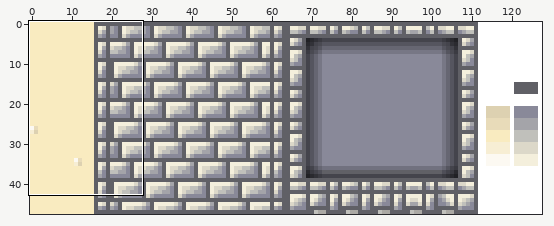
Sprite sheet -- Rouge/RougeLike/Content/Graphics/walls_bigger.png. The picture above shows the old version from afar; the outline marks the close-up.
Close-up. Before the commit:
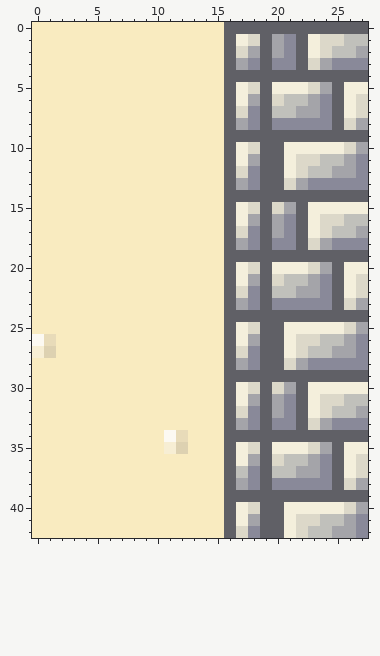
The file is 128x48 pixels. Colours within 5 levels of each other are drawn and written as one. Shown: x 0..27, y 0..42.
The same view after the edit:
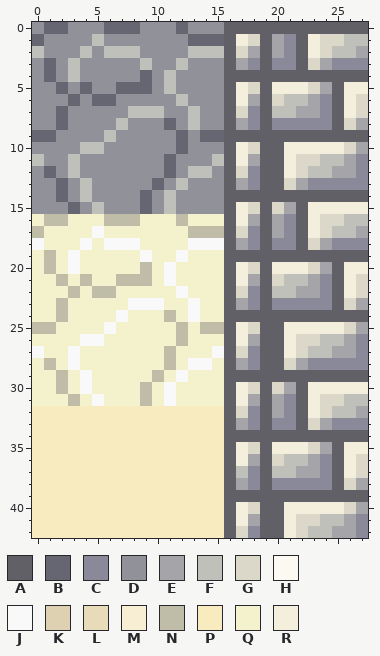
Palette (. is transparent): A #606066  B #666672  C #898999  D #919199  E #a4a4a9  F #c0c0bb  G #dcd8c9  H #fcf9f2  J #f9f9fa  K #ddd1b1  L #e8dbb9  M #f7eed4  N #bfbda7  P #f9ebc0  Q #f4f1cd  R #f4efdc
Commit: Messing around with tiles
The exact change:
Changed rows in their new state; - is an unchanged pixel.
first column x 0:
 0 DBBDDDBBBDDDBDDD
 1 BDDDDFDDDDDDDBBB
 2 FDDDFDFFFDDDDFFF
 3 DBDFDDDDDFDDFDDD
 4 DBDFDDDDDBDFDDDD
 5 DDBDBDDBBBDFDDDD
 6 DDDBDBBDDDDDFDDD
 7 DDBDDDDDFFFDDFDD
 8 DDBDDDDFDDDBDFDD
 9 BBDDDDFDDDDDBDBB
10 DDDDFFDDDDDDBDDD
11 FDDFDDDDDDDBDDDF
12 DBDFDDDDDDDBDFFD
13 DDBDFDDDDDBDFDDD
14 DDBDFDDDDBDFDDDD
15 DDDBDFDDDBDFDDDD
16 QNNQQQNNNQQQNQQQ
17 NQQQQJQQQQQQQNNN
18 JQQQJQJJJQQQQJJJ
19 QNQJQQQQQJQQJQQQ
20 QNQJQQQQQNQJQQQQ
21 QQNQNQQNNNQJQQQQ
22 QQQNQNNQQQQQJQQQ
23 QQNQQQQQJJJQQJQQ
24 QQNQQQQJQQQNQJQQ
25 NNQQQQJQQQQQNQNN
26 QQQQJJQQQQQQNQQQ
27 JQQJQQQQQQQNQQQJ
28 QNQJQQQQQQQNQJJQ
29 QQNQJQQQQQNQJQQQ
30 QQNQJQQQQNQJQQQQ
31 QQQNQJQQQNQJQQQQ
34 -----------PP---
35 -----------PP---
